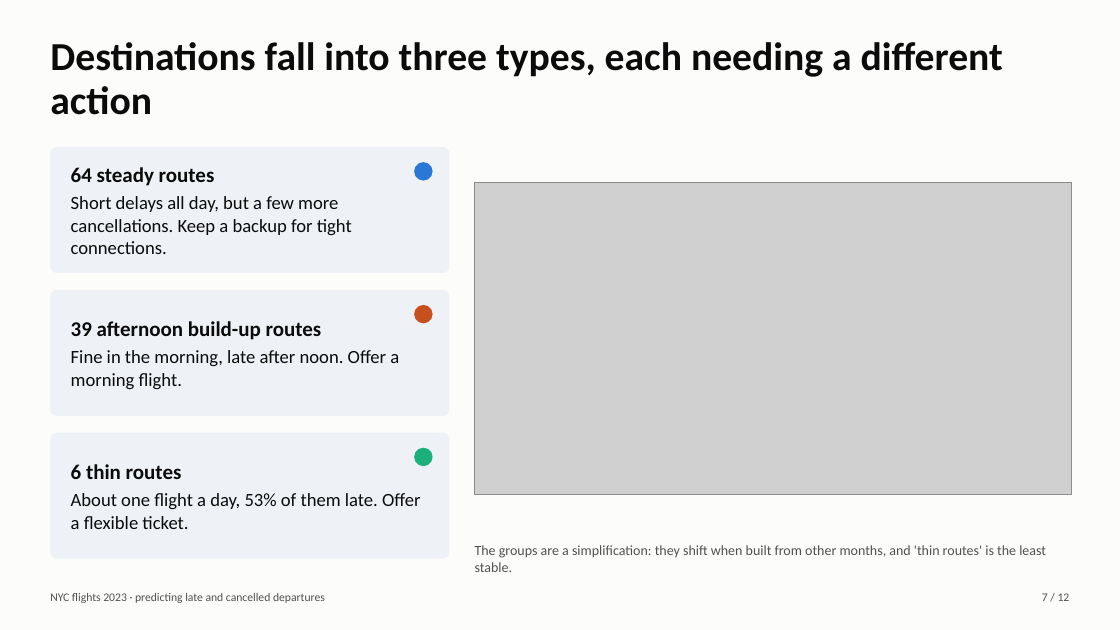
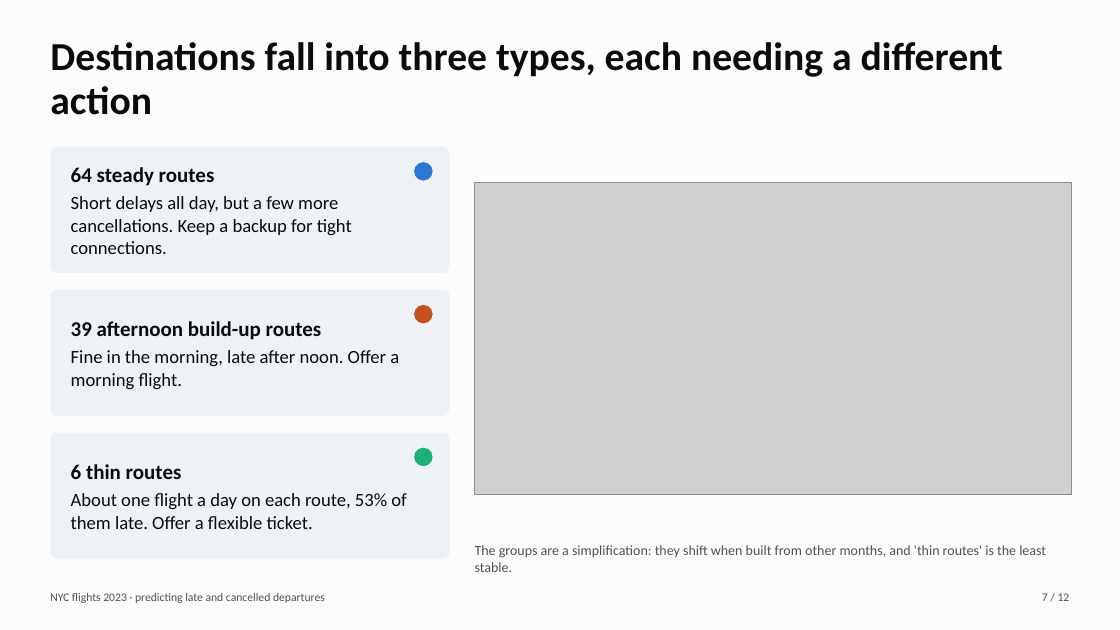
Before and after one commit to bssam99/nyc-flights-2023-delay-prediction, a slide deck: slide 7 of slides/deck.pptx. Drawn at 1120x630 pixels with LibreOffice and Linux fonts; fonts in the diff are those of the drawing; grey boxes stand for pictures. Boxes give left, top, right and bottom in pixels: in the first picture for what was removed or moved away, otherwise in the second. Text is boxed around its words. In the diff, an @@ line names an element or a change of style, - is before the commit and + after.

```diff
--- a/slides/deck.pptx
+++ b/slides/deck.pptx
@@ text in rounded rectangle at (x1=71, y1=493, x2=406, y2=529): text changed @@
-About one flight a day, 53% of them late. Offer a flexible ticket.
+About one flight a day on each route, 53% of them late. Offer a flexible ticket.
```
Also in this commit, not shown: 7 other slides changed, 21 other files.
